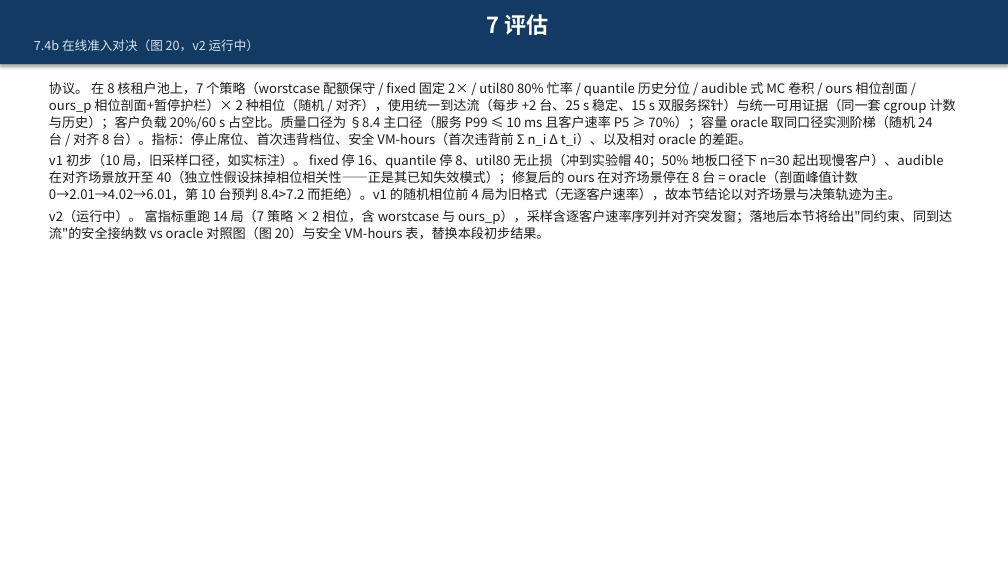
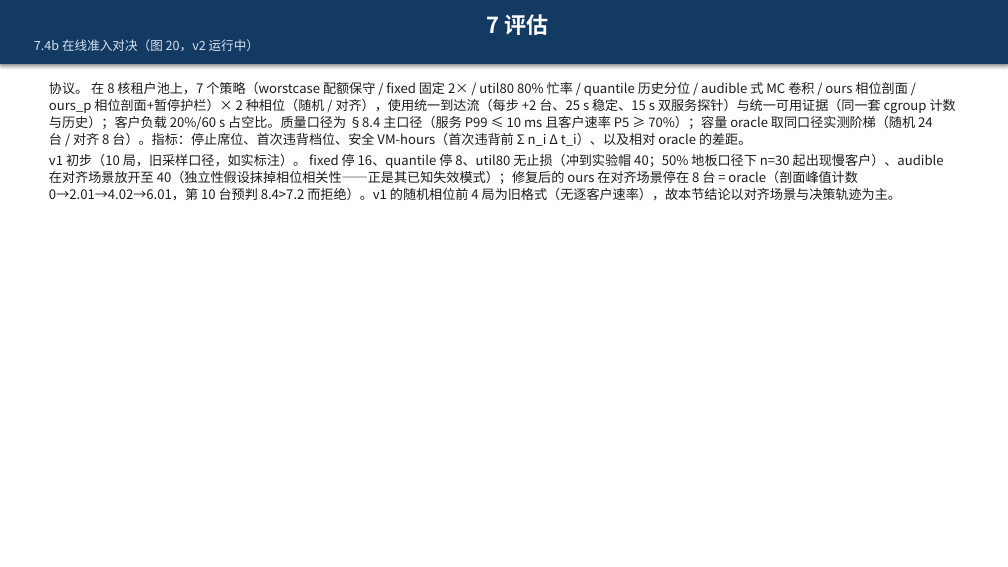
Before and after one commit to 3257085208/Paper, a slide deck: slide 98 of paper.pptx (slide 97 before the commit). Drawn at 1008x567 pixels with LibreOffice and Linux fonts; fonts in the diff are those of the drawing. Boxes give left, top, right and bottom in pixels: in the first picture for what was removed or moved away, otherwise in the second. Text is boxed around its words. In the diff, an @@ line names an element or a change of style, - is before the commit and + after.

```diff
--- a/paper.pptx
+++ b/paper.pptx
@@ text at [49, 210, 952, 239]: paragraph removed @@
-v2（运行中）。 富指标重跑 14 局（7 策略 × 2 相位，含 worstcase 与 ours_p），采样含逐客户速率序列并对齐突发窗；落地后本节将给出"同约束、同到达流"的安全接纳数 vs oracle 对照图（图 20）与安全 VM-hours 表，替换本段初步结果。
```
Also in this commit, not shown: 3 other slides changed, 4 slides added.
